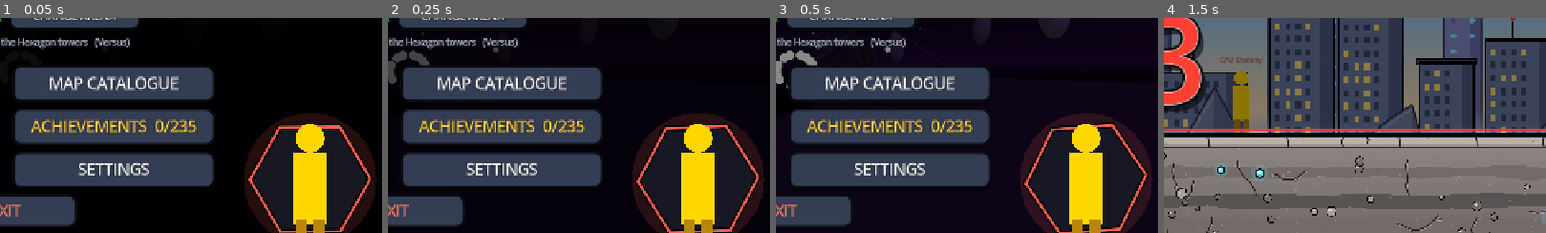
Above: before the commit, frames 1-4 (left to right).
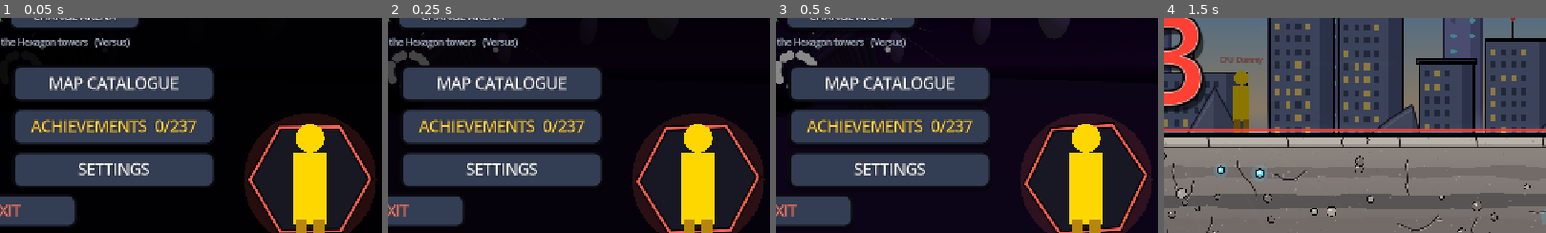
Above: after the commit, the same moments.

Repository: mahitoitadori2-dotcom/fighting-game
Game: Godot game, scene res://scenes/MainMenu.tscn
The game is run twice, just before and just after one commit, with the same random seed, the same clock (stepped at 60 frames per second) and the same inputs.
Inputs:
- Up to frame 1 (0.05 s): no input
- Up to frame 2 (0.25 s): no input
- Up to frame 3 (0.5 s): no input
- Up to frame 4 (1.5 s): click "PLAY" at 0.5 s; click "START" at 1.25 s
The pictures show only the part of the screen within x 49-99%, y 40-90%; the shares and areas given below are measured in that part.

The runs differ from the first frame. In frame 1, 0.1% of the frame differs, in the area x 49-52%, y 47-54%; in frame 2, 0.1%; in frame 3, 0.1%; in frame 4, nothing differs.

Commit message:
Pause menu: CONTROLS (rebind) + GRAPHICS; auto-pause on focus loss; level stats + saved best times; RETRY FROM BOSS checkpoint; 2 achievements

Diff:
--- a/scripts/GraphicsSettings.gd
+++ b/scripts/GraphicsSettings.gd
@@ -54,6 +54,14 @@
 	if event.is_action_pressed("pause_menu") and not PauseMenu.is_open and PauseMenu.in_fight(get_tree()):
 		get_viewport().set_input_as_handled()
 		PauseMenu.toggle(get_tree())
+
+
+## AUTO-PAUSE: the window / browser tab loses focus or the phone app goes to the background in a
+## fight -> the pause menu opens, so you never come back to a lost fight. (Not in CPU test runs.)
+func _notification(what: int) -> void:
+	if what == NOTIFICATION_APPLICATION_FOCUS_OUT or what == NOTIFICATION_APPLICATION_PAUSED or what == NOTIFICATION_WM_WINDOW_FOCUS_OUT:
+		if is_inside_tree() and not PauseMenu.is_open and not StoryManager.autoplay and PauseMenu.in_fight(get_tree()):
+			PauseMenu.toggle(get_tree())
 
 
 static func load_settings() -> void:
--- a/scripts/achievements/Achievements.gd
+++ b/scripts/achievements/Achievements.gd
@@ -212,6 +212,11 @@
 		{"big": "crown", "frame": "gold", "bg": _col_bg(StoryLevels.CAVES_PART)})
 	_add("cave_crash", "Face, Meet Rock", "Crash 15 times in one cave... and still make it out.", "secret",
 		{"big": "skull", "frame": "bronze", "bg": Color(0.20, 0.14, 0.10)})
+	# ---------------- RETRY / SPEED ----------------
+	_add("second_wind", "Second Wind", "Die to a Story boss, choose RETRY FROM BOSS... and win.", "story",
+		{"big": "halo", "frame": "bronze", "bg": Color(0.20, 0.24, 0.30)})
+	_add("speed_clear", "Blink and It's Over", "Clear a Story level with enemy waves in under 30 seconds of fighting, without drinking a flask.", "challenge",
+		{"big": "star", "frame": "silver", "bg": Color(0.14, 0.26, 0.34)})
 	# ---------------- STORY DIFFICULTY ----------------
 	_add("hard_first", "No Mercy Asked", "Beat any Story boss on HARD.", "challenge",
 		{"big": "skull", "frame": "silver", "bg": Color(0.36, 0.08, 0.06)})
--- a/scripts/story/StoryBoard.gd
+++ b/scripts/story/StoryBoard.gd
@@ -272,8 +272,8 @@
 		if StoryLevels.is_open_world(_pawn_space):
 			tag = "  (OPEN WORLD  -  5-15 min)"
 		if StoryLevels.is_slide(_pawn_space):
-			_info.text = "Level %d: %s  (NO COMBAT  -  slide)    |    YOU: %s    |    %s" % [_pawn_space, lv["title"],
-				StoryLevels.hero_of(_pawn_space).to_upper(), "W: jump" if _pawn_space == StoryLevels.first_of(StoryLevels.CAVES_PART) else "W: jump   S: duck / dive"]
+			_info.text = "Level %d: %s  (NO COMBAT  -  slide)    |    YOU: %s    |    %s%s" % [_pawn_space, lv["title"],
+				StoryLevels.hero_of(_pawn_space).to_upper(), "W: jump" if _pawn_space == StoryLevels.first_of(StoryLevels.CAVES_PART) else "W: jump   S: duck / dive", _best_text()]
 			_play.text = "PLAY LEVEL %d" % _pawn_space
 			return
 		if String(lv.get("boss_sub", "")).begins_with("Mini-Boss"):
@@ -283,8 +283,14 @@
 		var nf := StoryManager.FLASKS_PER_LEVEL
 		if StoryManager.deep_faith_in(_pawn_space):
 			nf += StoryManager.DEEP_FAITH_EXTRA_FLASKS          # Deep Faith Payoff (Warrior / Architect, after Mother Nature)
-		_info.text = "Level %d: %s%s    |    %s    |    %d Flasks" % [_pawn_space, lv["title"], tag, hero_name, nf]
+		_info.text = "Level %d: %s%s    |    %s    |    %d Flasks%s" % [_pawn_space, lv["title"], tag, hero_name, nf, _best_text()]
 		_play.text = "PLAY LEVEL %d" % _pawn_space
+
+
+## "    |    Best 1:23" when this level has a saved best time.
+func _best_text() -> String:
+	var b := StoryProgress.best_time(_pawn_space)
+	return "    |    Best %s" % StoryManager.time_text(b) if b > 0.0 else ""
 
 
 func _board_rect() -> Rect2:
--- a/scripts/story/StoryManager.gd
+++ b/scripts/story/StoryManager.gd
@@ -96,6 +96,35 @@
 var _sub: Label
 var _bar_top: ColorRect
 var _bar_bottom: ColorRect
+
+## BOSS CHECKPOINT: "RETRY FROM BOSS" on the death screen sets this to the level number; the
+## reloaded level then skips its waves (and the opening talk) and starts at the boss.
+static var boss_retry := 0
+var _from_boss := false                     # This run started at the boss (no best time recorded)
+var _reached_boss := false                  # The waves are cleared: the boss checkpoint is open
+## LEVEL STATS (shown on LEVEL CLEAR): fight time (only while fighting, not paused / in talks),
+## damage taken, flasks drunk. Best times are saved (StoryProgress.best_times).
+var stats_time := 0.0
+var stats_damage := 0
+var stats_flasks := 0
+var _stat_hp := -1
+
+
+## Counts the level stats (its own node: works in DemiLand too, stops while paused).
+class StatsClock extends Node:
+	var m: StoryManager
+	func _process(delta: float) -> void:
+		if m == null or m._over or m.player == null:
+			return
+		if CombatManager.fight_active:
+			m.stats_time += delta
+		if m._stat_hp >= 0 and m.player.hp < m._stat_hp:
+			m.stats_damage += m._stat_hp - m.player.hp
+		m._stat_hp = m.player.hp
+
+
+static func time_text(sec: float) -> String:
+	return "%d:%02d" % [int(sec) / 60, int(sec) % 60]
 
 
 # ============================================================
@@ -160,6 +189,12 @@
 		fps.name = "FpsCounter"
 		add_child(fps)
 	_build_ui()
+	if boss_retry == level_number and String(level.get("boss", "")) != "":
+		_from_boss = true                          # RETRY FROM BOSS: straight to the boss
+	boss_retry = 0
+	var clock := StatsClock.new()
+	clock.m = self
+	add_child(clock)
 	SoundManager.play_music(String(StoryLevels.map_of(level_number).get("music", "fight")))   # Fits the area
 	if autoplay:
 		print("STORY autoplay: level %d start" % level_number)
@@ -376,12 +411,14 @@
 		var sm := String(level.get("stage_map", ""))
 		if sm != "":
 			await _switch_map(sm, String(level.get("stage_title", "")), String(level.get("stage_sub", "")), Color(0.75, 0.6, 1.0))
-	if bool(level.get("bombard", false)):
+	if bool(level.get("bombard", false)) and not _from_boss:
 		await _enl_bombard(false)                  # The Enlightened Chase: he flies over and throws things
 		if _over:
 			return
 	var waves: Array = (level.get("waves", []) as Array).duplicate(true)
-	if bool(level.get("coin_flip", false)) and not bool(level.get("quick_boss", false)):
+	if _from_boss:
+		waves = []                                 # Boss checkpoint: no waves this time
+	if bool(level.get("coin_flip", false)) and not bool(level.get("quick_boss", false)) and not _from_boss:
 		# Colosseum 5: the coin decides who ELSE joins this level (added to the first wave)
 		var extra := _coin_flip()
 		if waves.is_empty():
@@ -400,6 +437,7 @@
 			await _wait(1.3)
 			_hide_banner()
 	if String(level.get("boss", "")) != "":
+		_reached_boss = true                       # Dying from here on offers RETRY FROM BOSS
 		await _boss_intro()
 		await boss_defeated
 		if _over:
@@ -642,10 +680,13 @@
 		intro += "\nThe Shining lives: the Void Massacre is STRONGER."
 	if partner != null:
 		intro += "\nYour partner: %s (CPU)" % partner.data.character_name.to_upper()
+	if _from_boss:
+		intro = "%s\nRETRY FROM THE BOSS" % level.get("title", "")
 	_show_banner(StoryLevels.level_label(level_number), intro, Color(1.0, 0.7, 0.3))
-	await _wait(1.2 if bool(level.get("quick_boss", false)) else 2.4)
-	_hide_banner()
-	await _dialogue("opening")                         # Colosseum openings + the Enlightened Chase
+	await _wait(1.2 if bool(level.get("quick_boss", false)) or _from_boss else 2.4)
+	_hide_banner()
+	if not _from_boss:
+		await _dialogue("opening")                     # Colosseum openings + the Enlightened Chase
 	CombatManager.fight_active = true
 
 
@@ -1088,9 +1129,9 @@
 		if autoplay:
 			print("STORY autoplay: %s CLEAR (player hp %d)" % [StoryLevels.ext_code(level_number), player.hp])
 		var last := StoryLevels.ext_index(level_number) == 2
-		_show_banner("%s CLEAR!" % StoryLevels.ext_code(level_number), ("Extension complete!  Progress saved" if last else "Progress saved") + badge_text, Color(0.6, 1.0, 0.6))
+		_show_banner("%s CLEAR!" % StoryLevels.ext_code(level_number), _stats_text() + "\n" + ("Extension complete!  Progress saved" if last else "Progress saved") + badge_text, Color(0.6, 1.0, 0.6))
 		SoundManager.play_sfx("ultimate")
-		await _wait(1.8)
+		await _wait(3.0)
 		_hide_banner()
 		StoryBoard.ext_return = StoryLevels.ext_of(level_number)
 		StoryProgress.current_level = int(StoryLevels.EXTENSIONS[StoryBoard.ext_return]["parent"])
@@ -1099,9 +1140,9 @@
 	StoryProgress.complete_level(level_number)     # SAVED here
 	if autoplay:
 		print("STORY autoplay: level %d CLEAR (player hp %d, flasks %d)" % [level_number, player.hp, flasks])
-	_show_banner("LEVEL CLEAR!", "Progress saved" + badge_text, Color(0.6, 1.0, 0.6))
+	_show_banner("LEVEL CLEAR!", _stats_text() + "\nProgress saved" + badge_text, Color(0.6, 1.0, 0.6))
 	SoundManager.play_sfx("ultimate")
-	await _wait(1.8)
+	await _wait(3.0)
 	_hide_banner()
 	# Back to the BOARD: the pawn hops forward to the next space, then (from the board)
 	# you fall into the caves to the next level. After the boss: Colosseum complete.
@@ -1109,6 +1150,24 @@
 	if level_number < StoryProgress.AVAILABLE_LEVELS:
 		StoryProgress.current_level = level_number + 1
 	get_tree().change_scene_to_file(STORY_MENU)
+
+
+## "TIME 1:23   DAMAGE TAKEN 54   FLASKS 1   NEW BEST TIME!" (best time saved; not after a boss retry).
+func _stats_text() -> String:
+	var t := "TIME %s     DAMAGE TAKEN %d     FLASKS %d" % [time_text(stats_time), stats_damage, stats_flasks]
+	if not autoplay:
+		if _from_boss:
+			Achievements.unlock("second_wind")
+		elif stats_time < 30.0 and stats_flasks == 0 and not (level.get("waves", []) as Array).is_empty():
+			Achievements.unlock("speed_clear")
+	if _from_boss:
+		return t + "     (from the boss checkpoint)"
+	var old := StoryProgress.best_time(level_number)
+	if StoryProgress.record_time(level_number, stats_time):
+		t += "     NEW BEST TIME!" if old > 0.0 else ""
+	else:
+		t += "     BEST %s" % time_text(old)
+	return t
 
 
 func _on_player_died() -> void:
@@ -1124,6 +1183,12 @@
 	var panel := _panel()
 	panel.add_child(UiStyle.label("YOU DIED", 80, Color(0.9, 0.2, 0.15), 16))
 	panel.add_child(UiStyle.label("%s: %s" % [StoryLevels.level_label(level_number).capitalize(), level.get("title", "")], 22, UiStyle.TEXT_DIM, 8))
+	if _reached_boss and not (level.get("waves", []) as Array).is_empty():
+		# BOSS CHECKPOINT: the waves were cleared, so you may start again right at the boss
+		var lv := level_number
+		_panel_button(panel, "RETRY FROM BOSS", func() -> void:
+			StoryManager.boss_retry = lv
+			get_tree().change_scene_to_file(ARENA_SCENE))
 	_panel_button(panel, "RETRY LEVEL", func() -> void: get_tree().change_scene_to_file(ARENA_SCENE))
 	_panel_button(panel, "STORY MENU", func() -> void: get_tree().change_scene_to_file(STORY_MENU))
 	_panel_button(panel, "MAIN MENU", func() -> void: get_tree().change_scene_to_file(CharacterRoster.MAIN_MENU))
@@ -1169,6 +1234,7 @@
 		Effects.popup(player, player.global_position + Vector2(0, -170), "HP IS FULL", Color(0.8, 0.8, 0.8), 20)
 		return
 	flasks -= 1
+	stats_flasks += 1
 	SoundManager.play_sfx("flask_drink")             # Glug glug + sparkle
 	player.heal(roundi(player.data.max_hp * FLASK_HEAL))
 	Effects.gold_burst(player, player.global_position + Vector2(0, -64), 70.0)
--- a/scripts/story/StoryProgress.gd
+++ b/scripts/story/StoryProgress.gd
@@ -40,7 +40,25 @@
 static var demi := {}
 ## STORY DIFFICULTY: 0 = EASY, 1 = NORMAL, 2 = HARD (StoryDifficulty.gd). Picked on the board.
 static var difficulty := 1
+## BEST TIMES per level ("level" -> seconds of fighting), shown on the board and on LEVEL CLEAR.
+static var best_times := {}
 static var _loaded := false
+
+
+static func best_time(level: int) -> float:
+	load_progress()
+	return float(best_times.get(str(level), 0.0))
+
+
+## Saves the time if it beats the old best (or is the first). True = it was saved.
+static func record_time(level: int, sec: float) -> bool:
+	load_progress()
+	var old := best_time(level)
+	if sec <= 0.5 or (old > 0.0 and sec >= old):
+		return false
+	best_times[str(level)] = sec
+	save_progress()
+	return true
 
 
 static func set_difficulty(d: int) -> void:
@@ -129,6 +147,7 @@
 	seen = cfg.get_value("story", "seen", {})
 	demi = cfg.get_value("story", "demi", {})
 	difficulty = clampi(int(cfg.get_value("story", "difficulty", 1)), 0, 2)
+	best_times = cfg.get_value("story", "best_times", {})
 	if int(cfg.get_value("story", "layout", 1)) < LAYOUT:
 		# Old save: the next level after the last one beaten, in the new numbering
 		var last_beaten: int = OLD_TO_NEW[clampi(unlocked_level - 1, 0, OLD_TO_NEW.size() - 1)]
@@ -155,6 +174,7 @@
 	cfg.set_value("story", "seen", seen)
 	cfg.set_value("story", "demi", demi)
 	cfg.set_value("story", "difficulty", difficulty)
+	cfg.set_value("story", "best_times", best_times)
 	cfg.save(SAVE_PATH)
 
 
--- a/scripts/story/slide/CaveSlide.gd
+++ b/scripts/story/slide/CaveSlide.gd
@@ -53,6 +53,7 @@
 var _started := false
 var _done := false
 var hits := 0
+var run_time := 0.0                   # Seconds of sliding (stops while paused): best time per cave
 var _t := 0.0
 var _cam := Vector2.ZERO
 var _shake := 0.0
@@ -169,7 +170,13 @@
 	_done = true
 	SoundManager.play_sfx("count_go")
 	var flawless := hits == 0
-	_show("CAVE CLEARED!", ("NOT A SCRATCH!" if flawless else "Crashes: %d" % hits) + "    |    Progress saved")
+	var old := StoryProgress.best_time(level_n)
+	var best := ""
+	if StoryProgress.record_time(level_n, run_time):
+		best = "     NEW BEST TIME!" if old > 0.0 else ""
+	else:
+		best = "     BEST %s" % StoryManager.time_text(old)
+	_show("CAVE CLEARED!", "TIME %s     %s%s\nProgress saved" % [StoryManager.time_text(run_time), "NOT A SCRATCH!" if flawless else "CRASHES %d" % hits, best])
 	StoryProgress.complete_level(level_n)
 	Achievements.unlock("cave_%d" % tier)
 	if flawless:
@@ -293,6 +300,7 @@
 		d[2] -= delta
 	_dust = _dust.filter(func(d: Array) -> bool: return d[2] > 0.0)
 	if _started and not _done:
+		run_time += delta
 		if _crash >= 0.0:
 			_crash += delta
 			px += speed * 0.25 * delta
--- a/scripts/ui/PauseMenu.gd
+++ b/scripts/ui/PauseMenu.gd
@@ -20,6 +20,13 @@
 var _quit_btn: Button
 var _resume_btn: Button
 var _music_db := 0.0
+var _panel: PanelContainer
+var _main_box: VBoxContainer
+var _ctl_box: VBoxContainer
+var _ctl_back: Button
+var _gfx_btn: Button
+var _key_btns := {}                         # action -> its key button
+var _waiting := ""                          # Action waiting for a new key ("" = none)
 
 
 ## Is the current scene a fight that can be paused?
@@ -56,7 +63,7 @@
 
 ## The scene changed under the menu (e.g. a level ended): close without touching the pause state.
 func _on_node_removed(n: Node) -> void:
-	if n == get_tree().current_scene and is_inside_tree():
+	if is_inside_tree() and n == get_tree().current_scene:
 		SoundManager.set_volume("music", _music_db)
 		queue_free()
 
@@ -70,7 +77,10 @@
 func _unhandled_input(event: InputEvent) -> void:
 	if event.is_action_pressed("pause_menu") or event.is_action_pressed("ui_cancel"):
 		get_viewport().set_input_as_handled()
-		close()
+		if _ctl_box.visible:
+			_show_controls(false)                   # Esc in CONTROLS: back to the pause menu
+		else:
+			close()
 
 
 func _build() -> void:
@@ -83,8 +93,10 @@
 	panel.custom_minimum_size = Vector2(440, 0)
 	panel.offset_left = -220
 	panel.offset_right = 220
-	panel.offset_top = -250
-	panel.offset_bottom = 250
+	panel.offset_top = -200
+	panel.offset_bottom = 200
+	panel.grow_horizontal = Control.GROW_DIRECTION_BOTH       # Taller content (CONTROLS) stays centred
+	panel.grow_vertical = Control.GROW_DIRECTION_BOTH
 	var sb := StyleBoxFlat.new()
 	sb.bg_color = Color(0.03, 0.03, 0.04, 0.96)
 	sb.border_color = Color(0.78, 0.60, 0.28)
@@ -96,9 +108,17 @@
 	sb.content_margin_bottom = 26
 	panel.add_theme_stylebox_override("panel", sb)
 	add_child(panel)
+	_panel = panel
+	var stack := VBoxContainer.new()
+	panel.add_child(stack)
 	var box := VBoxContainer.new()
 	box.add_theme_constant_override("separation", 12)
-	panel.add_child(box)
+	stack.add_child(box)
+	_main_box = box
+	_ctl_box = VBoxContainer.new()
+	_ctl_box.add_theme_constant_override("separation", 4)
+	_ctl_box.visible = false
+	stack.add_child(_ctl_box)
 	box.add_child(UiStyle.label("PAUSED", 40, Color(1.0, 0.86, 0.5), 10))
 	var where := _where_text()
 	if where != "":
@@ -111,9 +131,101 @@
 	box.add_child(_restart_btn)
 	box.add_child(_slider("MUSIC", "music"))
 	box.add_child(_slider("SOUNDS", "sfx"))
+	# GRAPHICS (cycles POTATO / FAST / REGULAR / REAL, applied at once) + CONTROLS (see / rebind keys)
+	var row := HBoxContainer.new()
+	row.add_theme_constant_override("separation", 12)
+	box.add_child(row)
+	_gfx_btn = UiStyle.make_button("", Vector2(184, 50), 16)
+	_gfx_btn.pressed.connect(_on_graphics)
+	row.add_child(_gfx_btn)
+	var ctl := UiStyle.make_button("CONTROLS", Vector2(184, 50), 16)
+	ctl.pressed.connect(_show_controls.bind(true))
+	row.add_child(ctl)
+	_refresh_gfx()
 	_quit_btn = UiStyle.make_button(_quit_text(), Vector2(380, 54), 20)
 	_quit_btn.pressed.connect(_on_quit)
 	box.add_child(_quit_btn)
+	_build_controls()
+
+
+# ----- GRAPHICS -----
+func _refresh_gfx() -> void:
+	_gfx_btn.text = "GRAPHICS: " + GraphicsSettings.NAMES[GraphicsSettings.level]
+
+
+func _on_graphics() -> void:
+	GraphicsSettings.set_level((GraphicsSettings.level + 1) % GraphicsSettings.NAMES.size(), get_tree())
+	_refresh_gfx()
+
+
+# ----- CONTROLS (the same keys as Settings > CONTROLS; a change is saved) -----
+func _build_controls() -> void:
+	_ctl_box.add_child(UiStyle.label("CONTROLS", 30, Color(1.0, 0.86, 0.5), 8))
+	_ctl_box.add_child(UiStyle.label("Click a key, then press the new key or mouse button.", 14, Color(0.8, 0.78, 0.72), 3))
+	for a in KeyBindings.ACTIONS:
+		var r := HBoxContainer.new()
+		r.add_theme_constant_override("separation", 10)
+		var l := UiStyle.label(String(a[1]), 15, Color(0.92, 0.9, 0.85), 3)
+		l.custom_minimum_size = Vector2(200, 0)
+		l.horizontal_alignment = HORIZONTAL_ALIGNMENT_LEFT
+		r.add_child(l)
+		var b := UiStyle.make_button("", Vector2(176, 32), 14)
+		b.pressed.connect(func() -> void:
+			_waiting = String(a[0])
+			_refresh_keys())
+		r.add_child(b)
+		_key_btns[String(a[0])] = b
+		_ctl_box.add_child(r)
+	var bottom := HBoxContainer.new()
+	bottom.add_theme_constant_override("separation", 12)
+	var reset := UiStyle.make_button("RESET KEYS", Vector2(184, 44), 15)
+	reset.pressed.connect(func() -> void:
+		KeyBindings.reset_all()
+		_refresh_keys())
+	bottom.add_child(reset)
+	var back := UiStyle.make_button("< BACK", Vector2(184, 44), 15)
+	back.pressed.connect(_show_controls.bind(false))
+	bottom.add_child(back)
+	_ctl_box.add_child(bottom)
+	_ctl_back = back
+	_refresh_keys()
+
+
+func _refresh_keys() -> void:
+	for action in _key_btns:
+		var b: Button = _key_btns[action]
+		b.text = "PRESS A KEY..." if _waiting == action else KeyBindings.key_name(KeyBindings.current(action))
+		b.modulate = Color(1.0, 0.85, 0.4) if _waiting == action else Color(1, 1, 1)
+
+
+func _show_controls(on: bool) -> void:
+	_waiting = ""
+	_main_box.visible = not on
+	_ctl_box.visible = on
+	_refresh_keys()
+	if on:
+		_ctl_back.grab_focus.call_deferred()
+	else:
+		_resume_btn.grab_focus.call_deferred()
+
+
+## Waiting for a new key: the next key / mouse press becomes that action's key (Esc cancels).
+func _input(event: InputEvent) -> void:
+	if _waiting == "":
+		return
+	var k := event as InputEventKey
+	var mb := event as InputEventMouseButton
+	if k != null and k.pressed and not k.echo:
+		get_viewport().set_input_as_handled()
+		if k.keycode != KEY_ESCAPE:
+			KeyBindings.rebind(_waiting, k)
+		_waiting = ""
+		_refresh_keys()
+	elif mb != null and mb.pressed:
+		get_viewport().set_input_as_handled()
+		KeyBindings.rebind(_waiting, mb)
+		_waiting = ""
+		_refresh_keys()
 
 
 func _where_text() -> String:
Not shown, changed: vault/StoryMode.md
